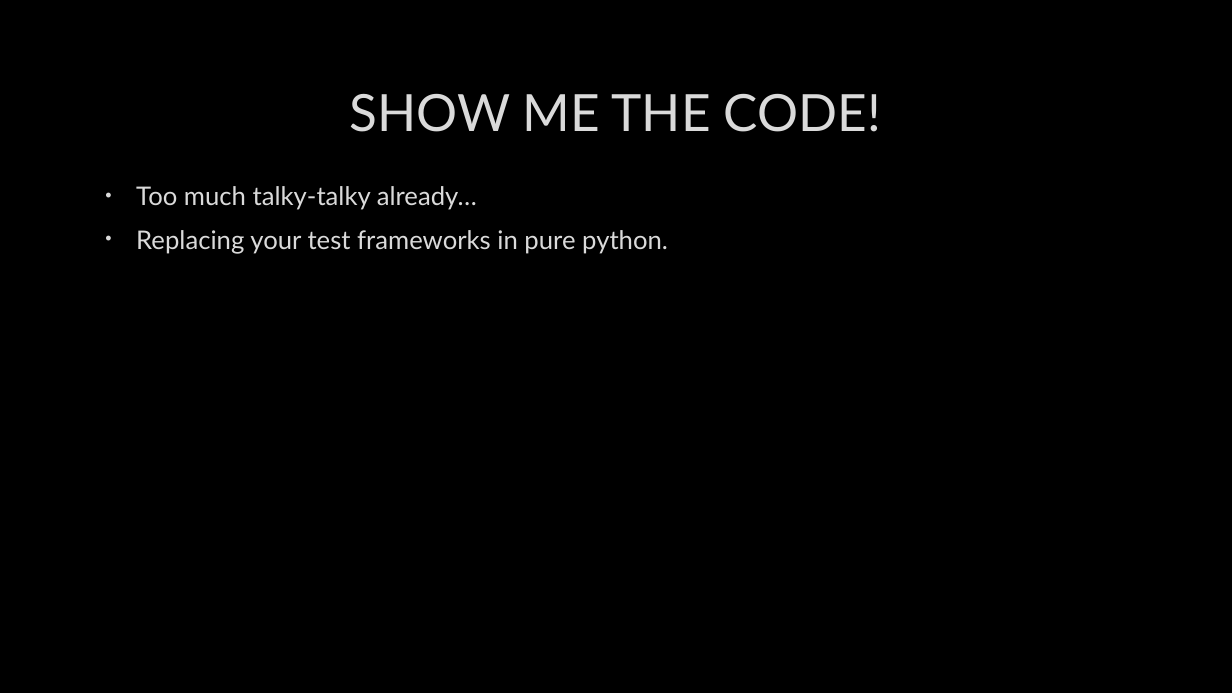
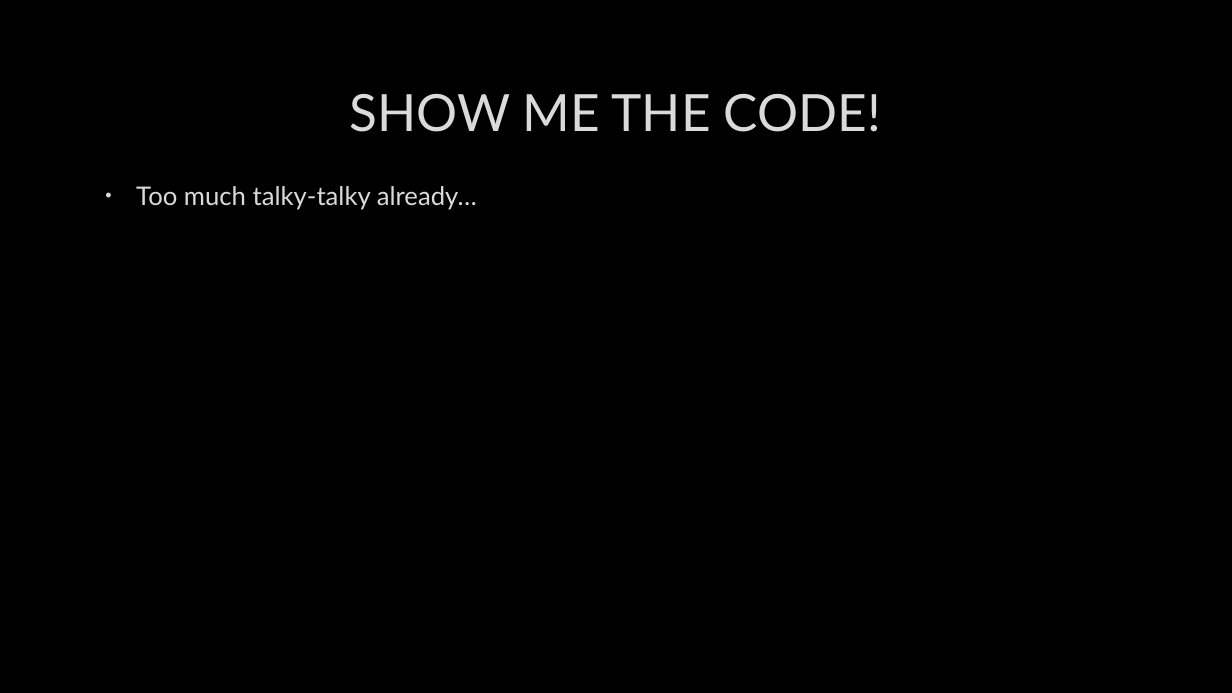
Before and after one commit to ddmee/pylondinium2018, a slide deck: slide 14 of testing - how to keep it simple.pptx (slide 13 before the commit). Drawn at 1232x693 pixels with LibreOffice and Linux fonts; fonts in the diff are those of the drawing; background and template pictures are left out. Boxes give left, top, right and bottom in pixels: in the first picture for what was removed or moved away, otherwise in the second. Text is boxed around its words. In the diff, an @@ line names an element or a change of style, - is before the commit and + after.

```diff
--- a/testing - how to keep it simple.pptx
+++ b/testing - how to keep it simple.pptx
@@ text at [136, 230, 668, 254]: paragraph removed @@
-• Replacing your test frameworks in pure python.
```
Also in this commit, not shown: 10 other slides changed, 2 slides added, 1 other file.
